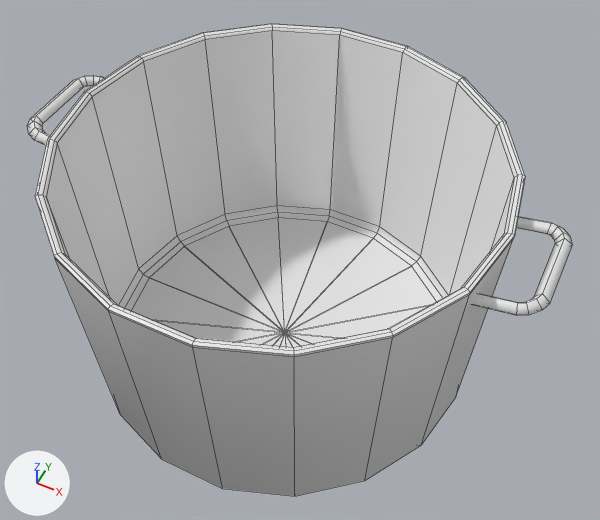
One commit to the FBX model Assets/ART/Meshes/KITCHEN/SM_Pan_03.fbx: the scene before it, then after it.
One viewpoint serves both versions: a 50 mm camera at (0.291, -0.541, 0.821) aimed at (0.018, 0.005, 0.139). Every picture has the same lights, and +X, +Y and +Z are marked at lower left. The first picture is the older version. Mesh edges are drawn as thin lines. Where no turn or scale is listed for an object, it has been applied to the vertices.

Before the edit, the objects in view are built like this:
```python
me_mesh = bpy.data.meshes.new('Mesh')
me_mesh.from_pydata(...)  # 280 vertices, 288 faces; spans x -0.282..0.282, y -0.231..0.231, z 0.0..0.285
ob_sm_pan_03 = bpy.data.objects.new('SM_Pan_03', me_mesh)
ob_sm_pan_03.location = (0.0, 0.0, 0.0)
```
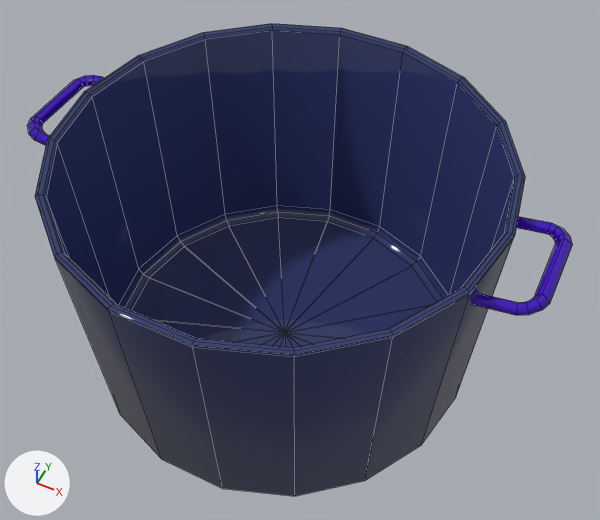
What changed in the scene script:
```text
Add mat_m_plastic_01:
    mat_m_plastic_01 = principled_material('M_Plastic_01')
    mat_m_plastic_01.base_color = (0.0474, 0.0, 0.5)  # purple #3d00bc
    mat_m_plastic_01.roughness = 0.0
Add mat_m_iron_painted_black_001:
    mat_m_iron_painted_black_001 = principled_material('M_Iron_Painted_Black.001')
    mat_m_iron_painted_black_001.base_color = (0.0293, 0.0418, 0.147)  # dark blue #303a6b
    mat_m_iron_painted_black_001.roughness = 0.0
Change me_mesh:
    where me_mesh.from_pydata(...)  # 280 vertices, 288 faces; spans x -0.282..0.282, y -0.231..0.231, z 0.0..0.285
    used by ob_sm_pan_03; location = (0.0, 0.0, 0.0)
    me_mesh part 1: all 72 faces centred in x -0.279..0.279, y -0.058..0.058, z 0.247..0.261 switch from no material to mat_m_plastic_01 (purple #3d00bc)
    me_mesh part 2: all 216 faces centred in x -0.227..0.227, y -0.23..0.23, z 0.0..0.285 switch from no material to mat_m_iron_painted_black_001 (dark blue #303a6b)
```

Pixel boxes [x1, y1, x2, y2] of what changed, in the pictures (600 x 520 px):
part 1 of me_mesh, recoloured: [27, 75, 573, 315] in both
part 2 of me_mesh, recoloured (white to dark blue): [35, 24, 525, 496] in both
